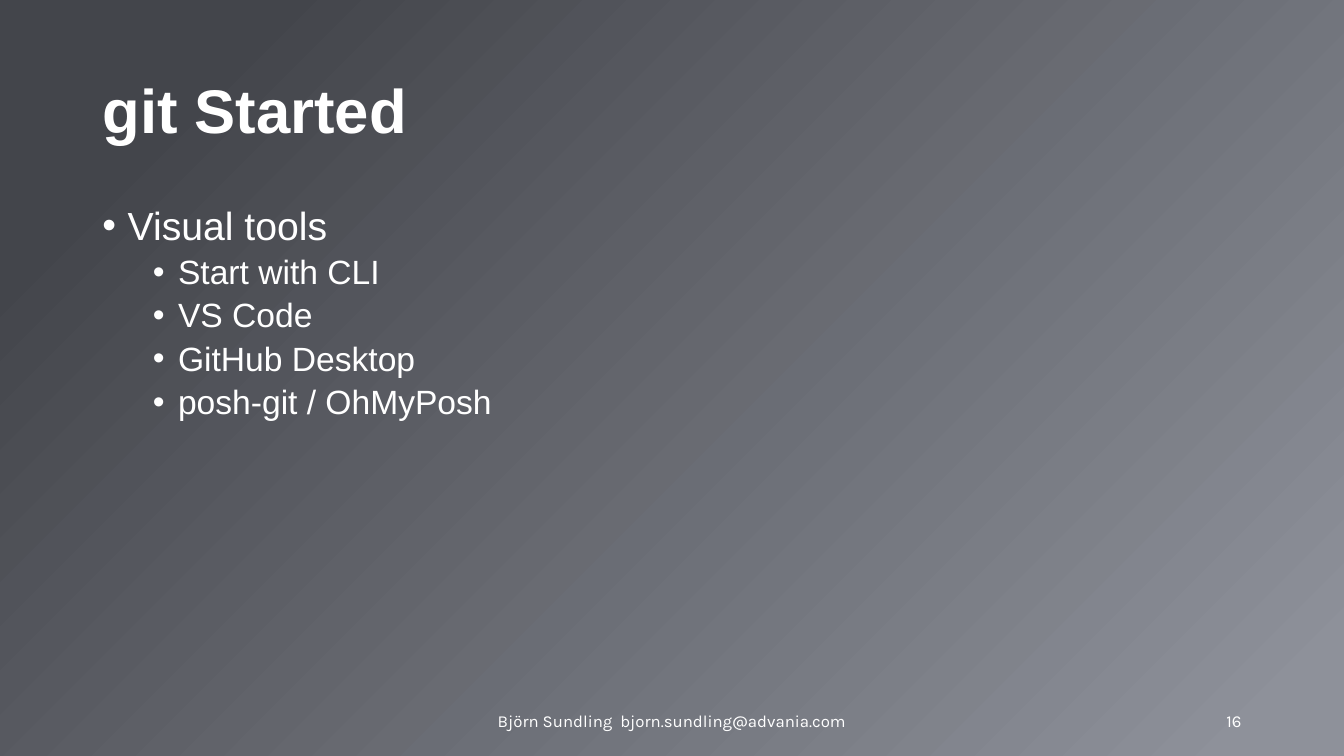
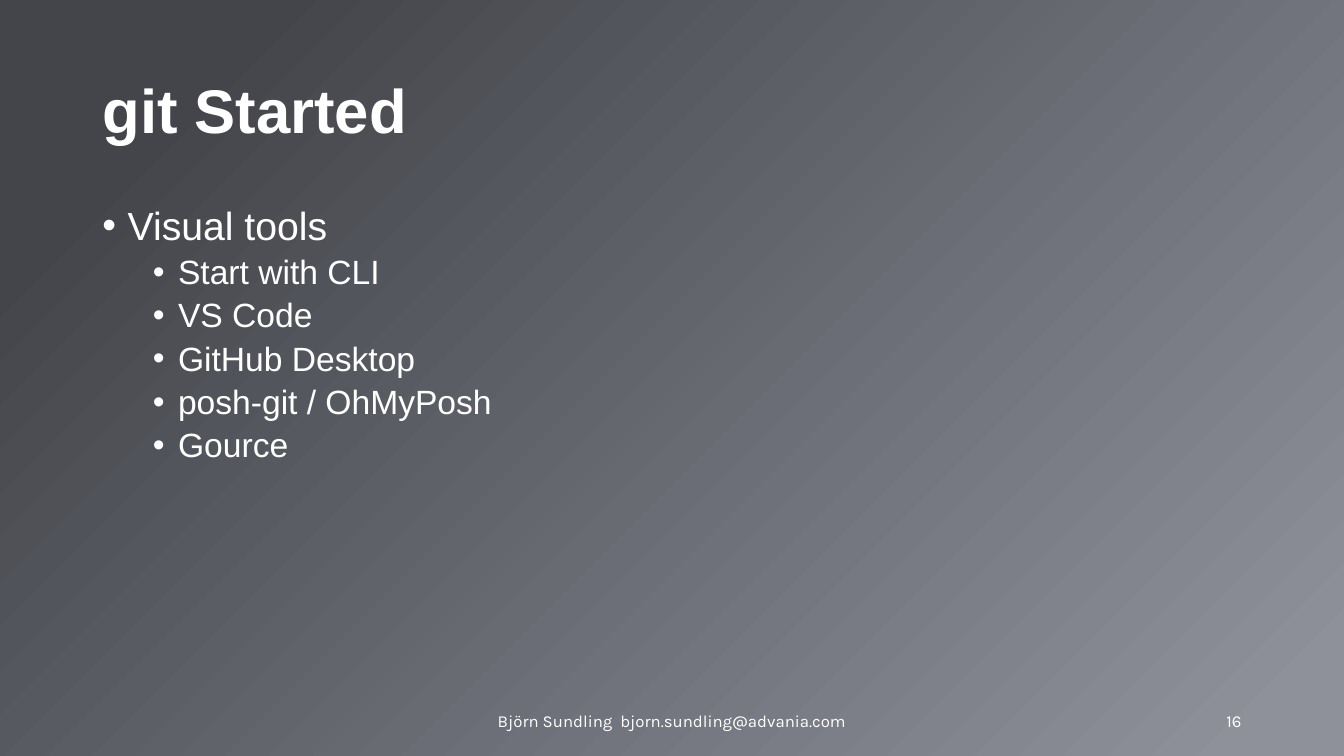
Before and after one commit to bjompen/PowerShellAdvancedFundamentals, a slide deck: slide 16 of PowerShell Advanced Fundamentals.pptx. Drawn at 1344x756 pixels with LibreOffice and Linux fonts; fonts in the diff are those of the drawing; background and template pictures are left out. Boxes give left, top, right and bottom in pixels: in the first picture for what was removed or moved away, otherwise in the second. Text is boxed around its words. In the diff, an @@ line names an element or a change of style, - is before the commit and + after.

```diff
--- a/PowerShell Advanced Fundamentals.pptx
+++ b/PowerShell Advanced Fundamentals.pptx
@@ text at (x1=178, y1=433, x2=288, y2=458): paragraph added @@
+  • Gource
```
Also in this commit, not shown: 3 other slides changed.
